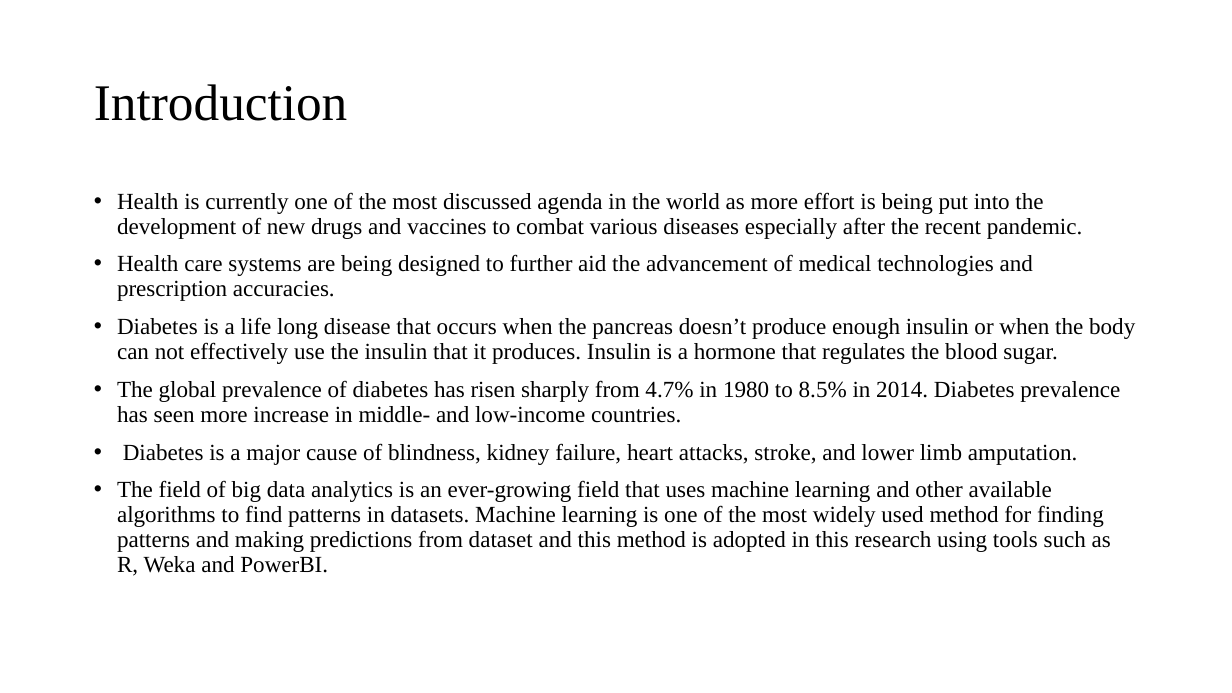
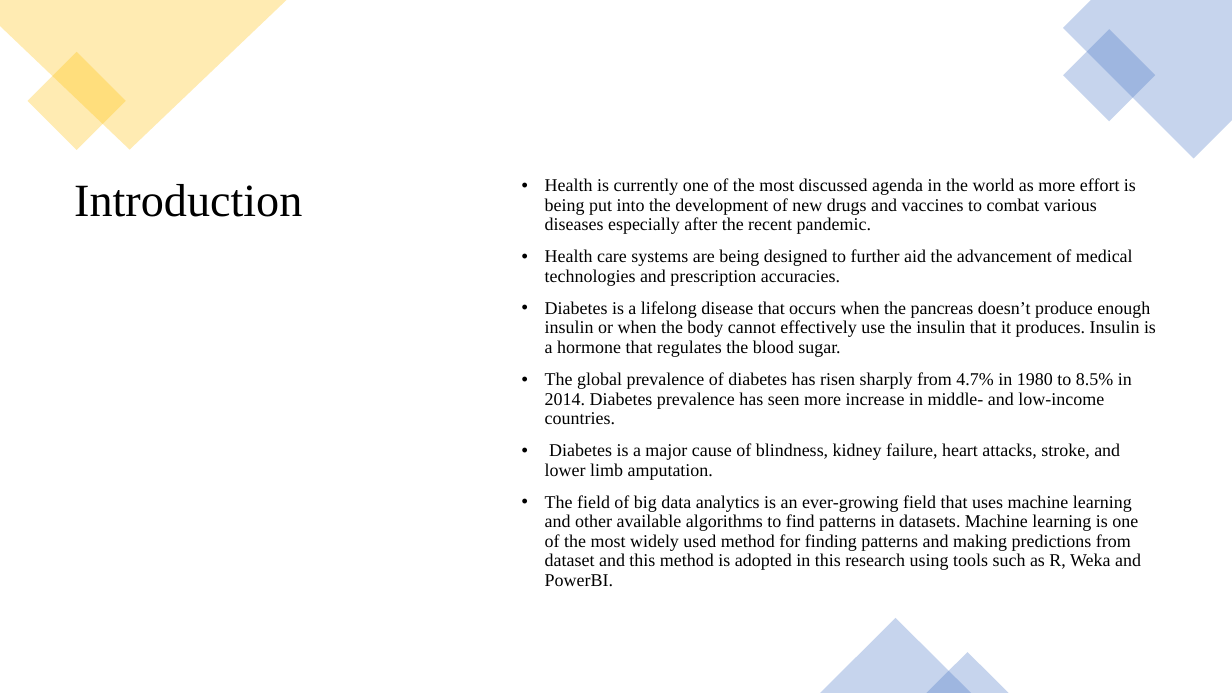
Before and after one commit to Celestina-ayeni/Dissertation, a slide deck: slide 2 of DissertationPresentation.pptx. Drawn at 1232x693 pixels with LibreOffice and Linux fonts; fonts in the diff are those of the drawing. Boxes give left, top, right and bottom in pixels: in the first picture for what was removed or moved away, otherwise in the second. Text is boxed around its words. In the diff, an @@ line names an element or a change of style, - is before the commit and + after.

```diff
--- a/DissertationPresentation.pptx
+++ b/DissertationPresentation.pptx
@@ freeform shape added at [0, 0, 287, 150], fill #FFC000 at 30% opacity @@
@@ freeform shape added at [1063, 0, 1232, 159], fill #4472C4 at 30% opacity @@
@@ rectangle added at [1063, 29, 1156, 122], fill #4472C4 at 30% opacity @@
@@ rectangle added at [27, 52, 125, 150], fill #FFC000 at 30% opacity @@
@@ title "Introduction": place and size @@
-title "Introduction" at [94, 84, 347, 121]
+title "Introduction" at [74, 184, 302, 217]
@@ title "Introduction" at [74, 184, 302, 217]: size 40 to 36 pt; vertical alignment middle to top @@
@@ text "Health is currently one of ...": place and size @@
-text "Health is currently one of ..." at [117, 192, 1135, 576]
+text "Health is currently one of ..." at [545, 178, 1156, 587]
@@ text at [545, 178, 1141, 587]: size 18 to 14 pt in "Health is currently one of the most ...", "Health care systems are being designed to ...", "The global prevalence of diabetes has risen ...", "Diabetes is a major cause of blindness, ..." and 1 more places @@
@@ text at [545, 301, 1156, 357]: text changed; size 18 to 14 pt @@
-• Diabetes is a life long disease that occurs when the pancreas doesn’t produce enough insulin or when the body can not effectively use the insulin that it produces. Insulin is a hormone that regulates the blood sugar.
+• Diabetes is a lifelong disease that occurs when the pancreas doesn’t produce enough insulin or when the body cannot effectively use the insulin that it produces. Insulin is a hormone that regulates the blood sugar.
@@ triangle added at [821, 618, 971, 693], fill #4472C4 at 30% opacity @@
@@ triangle added at [927, 653, 1009, 693], fill #4472C4 at 30% opacity @@
```
Also in this commit, not shown: 13 other slides changed, 1 slide added.
